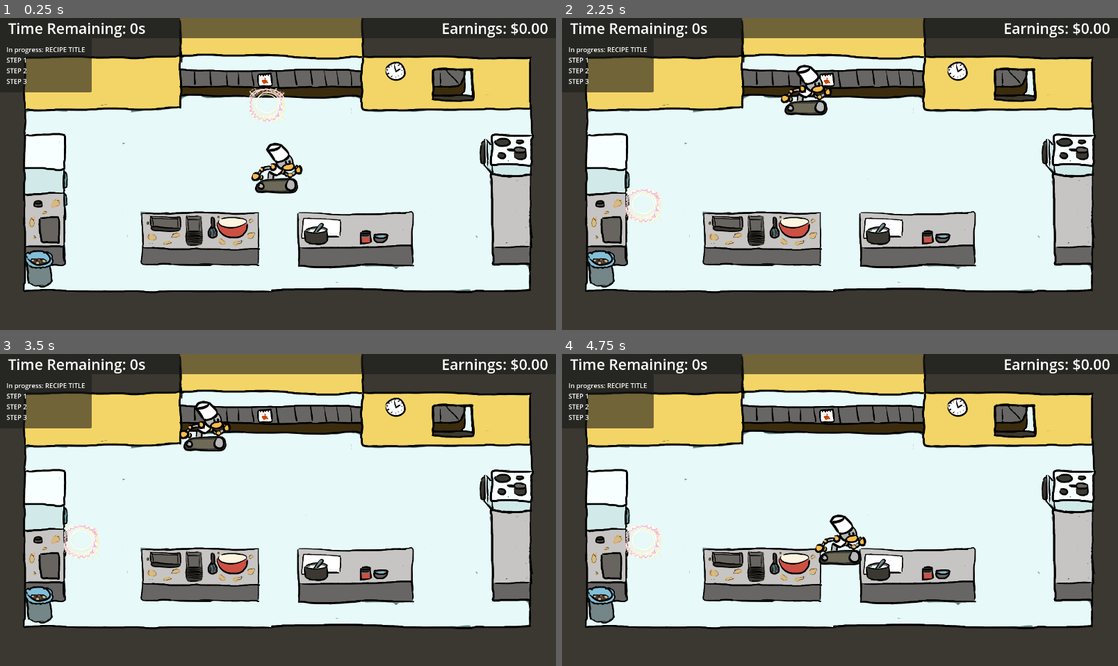
Above: before the commit, frames 1-4 (two rows, left to right).
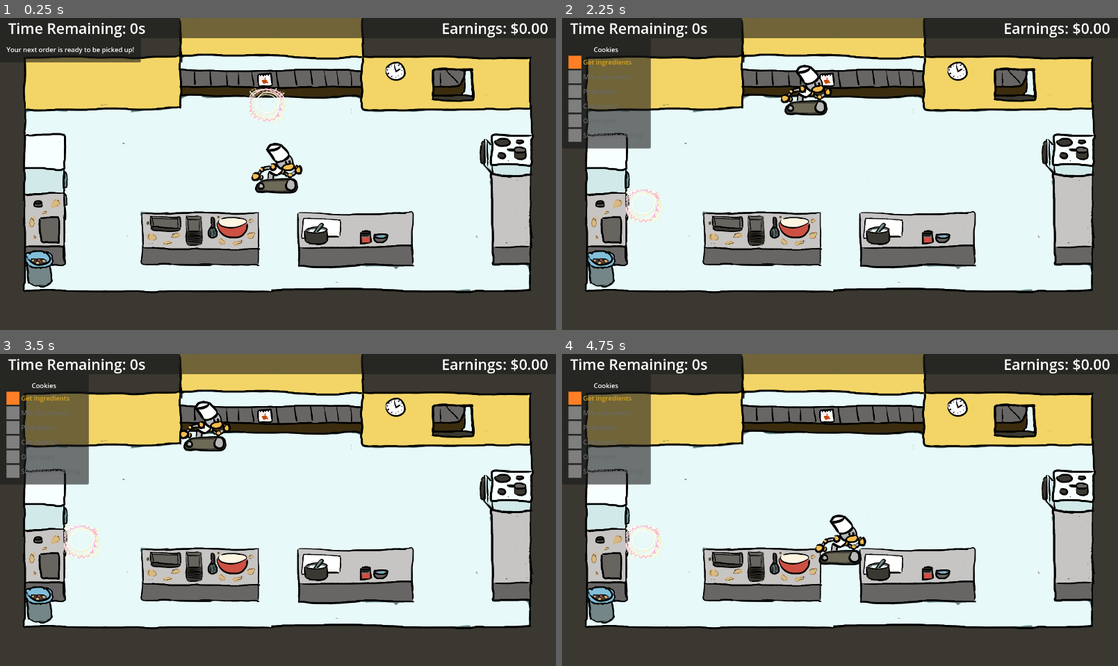
Above: after the commit, the same moments.

Repository: yanalex981/Tasty-Treads
Game: Godot game, scene res://Scenes/kitchen.tscn
Same seed, same stepped clock (60 frames per second), same inputs: the game is played once before the commit and once after it.
Inputs:
- Up to frame 1 (0.25 s): no input
- Up to frame 2 (2.25 s): tap Enter at 0.5 s; hold W (up) 0.53-2.03 s; tap Space at 2 s; hold A (left) from 2.03 s (still down)
- Up to frame 3 (3.5 s): keep holding A (left); tap Enter at 2.75 s
- Up to frame 4 (4.75 s): tap Space at 3.5 s; release A (left) at 3.53 s; hold S (down) 3.53-4.28 s; hold D (right) from 4.28 s (still down)

The runs differ from the first frame. In frame 1, 1.5% of the frame differs, in the area x 1-26%, y 9-24%; in frame 2, 2.9%, in the area x 1-17%, y 9-42%; in frame 3, 2.9%; in frame 4, 2.9%.

Commit message:
order tracking UI works now

Diff:
--- /dev/null
+++ b/Scenes/UI/OrderTrackerDialog.tscn
@@ -0,0 +1,19 @@
+[gd_scene load_steps=2 format=3 uid="uid://diav24bdrxe1m"]
+
+[ext_resource type="Script" path="res://Scripts/OrderTrackerDialog.gd" id="1_bcded"]
+
+[node name="order_tracker_ui" type="VBoxContainer"]
+anchors_preset = 15
+anchor_right = 1.0
+anchor_bottom = 1.0
+grow_horizontal = 2
+grow_vertical = 2
+script = ExtResource("1_bcded")
+
+[node name="title_label" type="Label" parent="."]
+layout_mode = 2
+horizontal_alignment = 1
+
+[node name="items_grid" type="GridContainer" parent="."]
+layout_mode = 2
+columns = 3
--- /dev/null
+++ b/Scenes/UI/OrderTrackerItem.tscn
@@ -0,0 +1,18 @@
+[gd_scene format=3 uid="uid://dnhfxovxbld7t"]
+
+[node name="order_tracker_item" type="HBoxContainer"]
+anchors_preset = 15
+anchor_right = 1.0
+anchor_bottom = 1.0
+grow_horizontal = 2
+grow_vertical = 2
+theme_override_constants/separation = 0
+
+[node name="status_icon" type="TextureRect" parent="."]
+layout_mode = 2
+
+[node name="description" type="Label" parent="."]
+layout_mode = 2
+
+[node name="bonus" type="Label" parent="."]
+layout_mode = 2
--- a/Scenes/kitchen.tscn
+++ b/Scenes/kitchen.tscn
@@ -6,9 +6,13 @@
 [ext_resource type="PackedScene" uid="uid://c04aat1tfor06" path="res://Scenes/Components/DirectionalMoveController.tscn" id="3_q7l5r"]
 [ext_resource type="PackedScene" uid="uid://dnt1pap5cyrvx" path="res://Scenes/Components/OrderTracker.tscn" id="4_4oyt0"]
 [ext_resource type="PackedScene" path="res://Scenes/Components/OrderSpawner.tscn" id="4_sqh5n"]
+[ext_resource type="PackedScene" uid="uid://diav24bdrxe1m" path="res://Scenes/UI/OrderTrackerDialog.tscn" id="5_3s0ib"]
 [ext_resource type="Resource" uid="uid://c202jsm8sgybc" path="res://Resources/Recipes/cookies.tres" id="5_cluty"]
 [ext_resource type="Resource" uid="uid://bwnq5okk2taen" path="res://Resources/Recipes/cake.tres" id="6_15k22"]
+[ext_resource type="Texture2D" uid="uid://bxdmjnw83vw6a" path="res://Assets/completed.png" id="6_l2gtt"]
+[ext_resource type="Texture2D" uid="uid://cxa0g1j4n3wwe" path="res://Assets/in_progress.png" id="7_p5an8"]
 [ext_resource type="Resource" uid="uid://ddwwrgj7afykp" path="res://Resources/Recipes/croissant.tres" id="7_rj4d4"]
+[ext_resource type="Texture2D" uid="uid://bynbsygtxakga" path="res://Assets/incomplete.png" id="8_vvdjn"]
 [ext_resource type="PackedScene" uid="uid://bd51qipgd5htg" path="res://Scenes/Components/Interactable.tscn" id="8_xnfjy"]
 [ext_resource type="Texture2D" uid="uid://xt6ufjiufigx" path="res://Assets/area_highlight.png" id="9_i0njw"]
 [ext_resource type="Texture2D" uid="uid://c1h4jem4tkrnl" path="res://Assets/Controls/interact.png" id="10_i0fk7"]
@@ -139,12 +143,11 @@
 theme_override_constants/margin_right = 16
 theme_override_constants/margin_bottom = 16
 
-[node name="Label" type="Label" parent="info_ui/VBoxContainer/HBoxContainer/PanelContainer/MarginContainer"]
-layout_mode = 2
-text = "In progress: RECIPE TITLE
-STEP 1
-STEP 2
-STEP 3"
+[node name="order_tracker_ui" parent="info_ui/VBoxContainer/HBoxContainer/PanelContainer/MarginContainer" instance=ExtResource("5_3s0ib")]
+layout_mode = 2
+completed_icon = ExtResource("6_l2gtt")
+in_progress_icon = ExtResource("7_p5an8")
+incomplete_icon = ExtResource("8_vvdjn")
 
 [node name="order_tracker" parent="." node_paths=PackedStringArray("order_source", "order_destination", "fridge", "mixing_bowl", "cutting_station", "cooling_station", "batter_station", "icing_station", "sprinkling_station", "oven") instance=ExtResource("4_4oyt0")]
 order_source = NodePath("../source_highlight")
@@ -230,6 +233,8 @@
 effect_sprite = ExtResource("9_i0njw")
 proximity_sprite = ExtResource("10_i0fk7")
 
+[connection signal="order_changed" from="order_tracker" to="." method="_on_order_changed"]
+[connection signal="progress_changed" from="order_tracker" to="." method="_on_progress_changed"]
 [connection signal="invoked" from="fridge_highlight" to="." method="_on_fridge_highlight_invoked"]
 [connection signal="invoked" from="mixing_highlight" to="." method="_on_mixing_highlight_invoked"]
 [connection signal="invoked" from="batter_highlight" to="." method="_on_batter_highlight_invoked"]
--- a/Scripts/Kitchen.gd
+++ b/Scripts/Kitchen.gd
@@ -29,3 +29,9 @@
 
 func _on_cooling_highlight_invoked():
 	$order_tracker.next_step()
+
+func _on_order_changed(order):
+	$info_ui/VBoxContainer/HBoxContainer/PanelContainer/MarginContainer/order_tracker_ui.order = order
+
+func _on_progress_changed(progress):
+	$info_ui/VBoxContainer/HBoxContainer/PanelContainer/MarginContainer/order_tracker_ui.progress = progress
--- /dev/null
+++ b/Scripts/OrderTrackerDialog.gd
@@ -0,0 +1,104 @@
+extends VBoxContainer
+
+@export var completed_icon : Texture:
+	set(value):
+		completed_icon = value
+		_render_ui()
+@export var in_progress_icon : Texture:
+	set(value):
+		in_progress_icon = value
+		_render_ui()
+@export var incomplete_icon : Texture:
+	set(value):
+		incomplete_icon = value
+		_render_ui()
+
+var order : Recipe = null:
+	set(value):
+		order = value
+		_render_ui()
+
+var progress : int = 0:
+	set(value):
+		progress = value
+		_render_ui()
+
+func _clear_grid():
+	for item in $items_grid.get_children():
+		item.queue_free()
+
+func _get_description(task : Recipe.TaskType):
+	match task:
+		Recipe.TaskType.GET_INGREDIENTS:
+			return "Get ingredients"
+		Recipe.TaskType.MIX:
+			return "Mix ingredients"
+		Recipe.TaskType.POUR:
+			return "Pour batter"
+		Recipe.TaskType.CUT_COOKIES:
+			return "Cut cookies"
+		Recipe.TaskType.BAKE:
+			return "Oven bake"
+		Recipe.TaskType.COOL:
+			return "Supersonic cooling"
+		Recipe.TaskType.SMEAR_ICING:
+			return "Smear icing"
+		Recipe.TaskType.ADD_SPRINKLES:
+			return "Sprinkle sprinkles"
+		_:
+			return ""
+
+func _add_completed_row(description, bonus):
+	var status_icon = TextureRect.new()
+	status_icon.texture = completed_icon
+	var desc_label = Label.new()
+	desc_label.text = description
+	desc_label.add_theme_color_override("font_color", Color.LIME_GREEN)
+	var bonus_label = Label.new()
+
+	$items_grid.add_child(status_icon)
+	$items_grid.add_child(desc_label)
+	$items_grid.add_child(bonus_label)
+
+func _add_in_progress_row(description, bonus):
+	var status_icon = TextureRect.new()
+	status_icon.texture = in_progress_icon
+	var desc_label = Label.new()
+	desc_label.text = description
+	desc_label.add_theme_color_override("font_color", Color.GOLDENROD)
+	var bonus_label = Label.new()
+
+	$items_grid.add_child(status_icon)
+	$items_grid.add_child(desc_label)
+	$items_grid.add_child(bonus_label)
+
+func _add_incomplete_row(description, bonus):
+	var status_icon = TextureRect.new()
+	status_icon.texture = incomplete_icon
+	var desc_label = Label.new()
+	desc_label.text = description
+	desc_label.add_theme_color_override("font_color", Color.DIM_GRAY)
+	var bonus_label = Label.new()
+
+	$items_grid.add_child(status_icon)
+	$items_grid.add_child(desc_label)
+	$items_grid.add_child(bonus_label)
+
+func _render_ui():
+	if order == null:
+		$title_label.text = "Your next order is ready to be picked up!"
+		_clear_grid()
+		return
+
+	$title_label.text = order.name
+	_clear_grid()
+	for step in order.recipe_steps.size():
+		var task = order.recipe_steps[step]
+		var description = _get_description(task)
+		var bonus = ""
+		if step < progress:
+			_add_completed_row(description, bonus)
+		elif step == progress:
+			_add_in_progress_row(description, bonus)
+		else:
+			_add_incomplete_row(description, bonus)
--- /dev/null
+++ b/Scripts/OrderTrackerItem.gd
@@ -0,0 +1,36 @@
+class_name OrderTrackerItem
+
+@export var description : String:
+	set(value):
+		description = value
+@export var bonus : String:
+	set(value):
+		bonus = value
+
+enum Status {
+	COMPLETED,
+	IN_PROGRESS,
+	INCOMPLETE
+}
+
+var status = Status.INCOMPLETE:
+	set(value):
+		pass
+
+func _ready():
+	set_to_incomplete()
+
+func set_to_completed():
+	status = Status.IN_PROGRESS
+#	$status_icon.texture = completed_icon
+#	$description.add_theme_color_override("font_color", Color.LIME_GREEN)
+
+func set_to_in_progress():
+	status = Status.COMPLETED
+#	$status_icon.texture = in_progress_icon
+#	$description.add_theme_color_override("font_color", Color.GOLDENROD)
+
+func set_to_incomplete():
+	status = Status.INCOMPLETE
+#	$status_icon.texture = incomplete_icon
+#	$description.add_theme_color_override("font_color", Color.DIM_GRAY)
Binary file added: Assets/completed.png
Not shown, added: Assets/completed.png.import
Binary file added: Assets/in_progress.png
Not shown, added: Assets/in_progress.png.import
Binary file added: Assets/incomplete.png
Not shown, added: Assets/incomplete.png.import
Not shown: 1 places in Scenes/kitchen.tscn that only renumber resources
